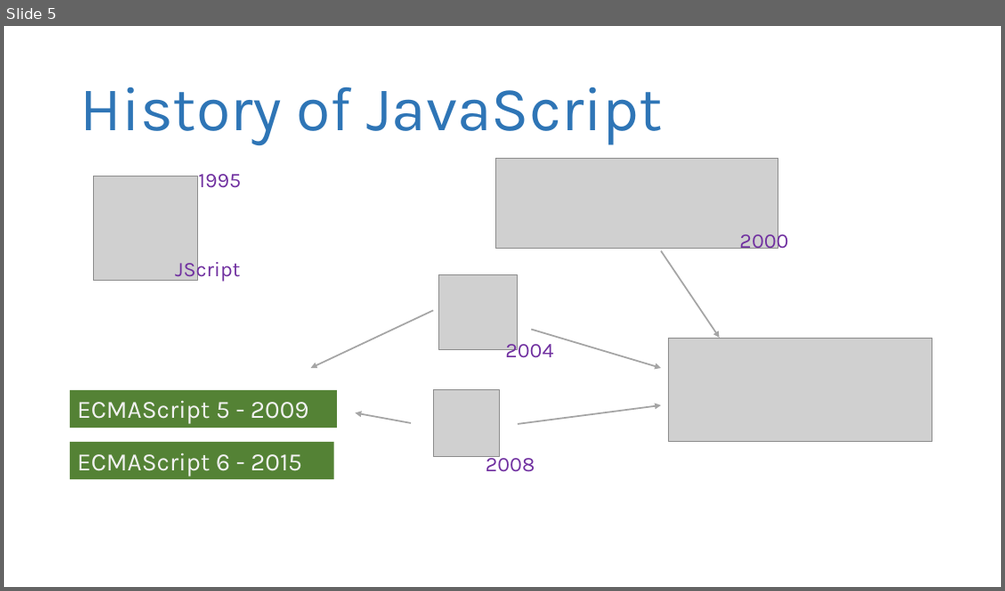
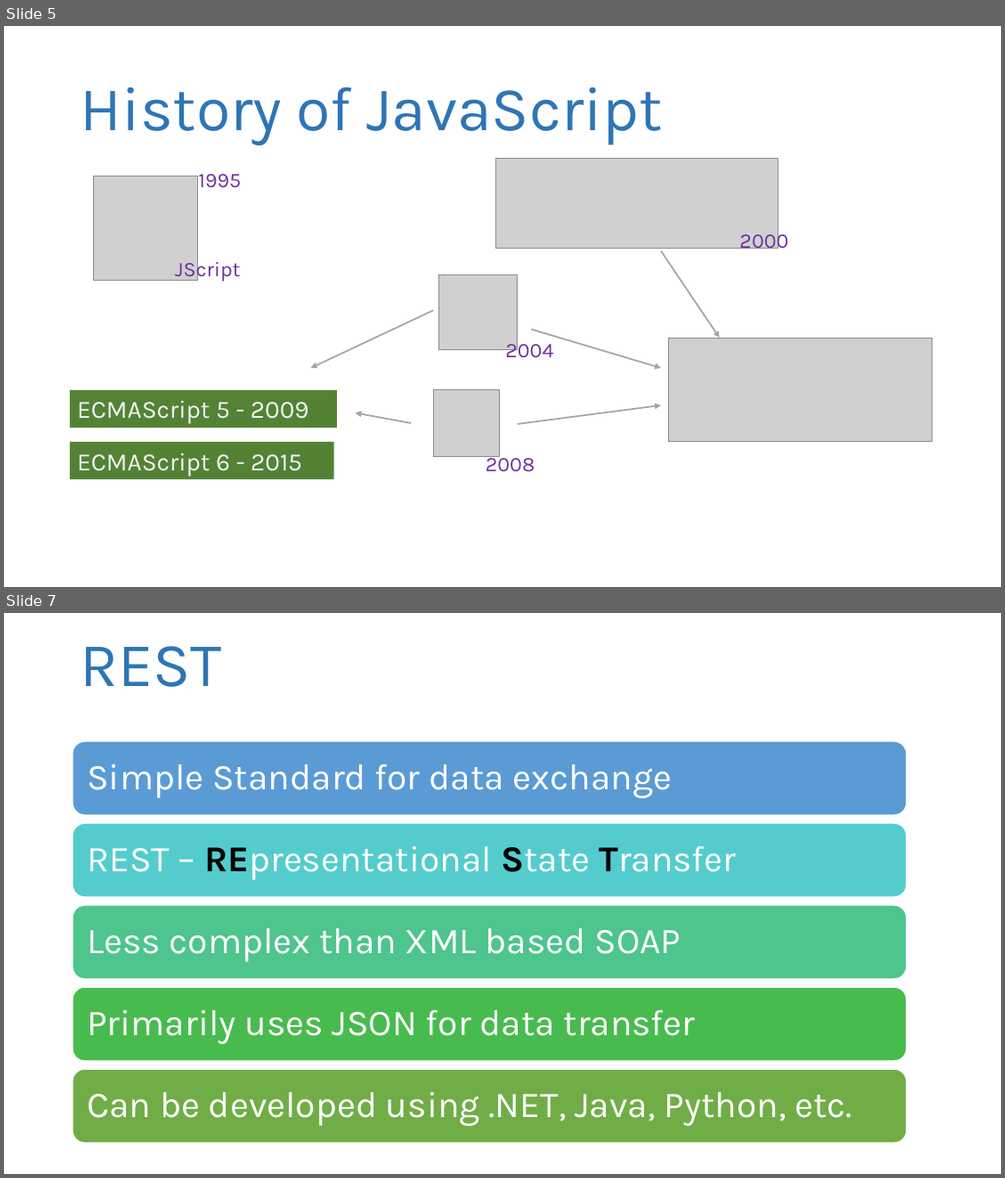
Before and after one commit to revature-vinay/revature_India_26th_July_13Week, a slide deck: Week4(HTML,CSS,JS,Servlet,REST)/notes_images/html-css-js.pptx. Shown one above the other, each under a label of ours: slide 5 before the commit, slides 5 and 7 after it; the slides between them are not shown. The pictures are 1005x591 and 1005x1178 pixels, drawn with LibreOffice and Linux fonts; fonts in the diff are those of the drawing; grey boxes stand for pictures. Boxes give left, top, right and bottom in pixels: in the first picture for what was removed or moved away, otherwise in the second. Text is boxed around its words. In the diff, an @@ line names an element or a change of style, - is before the commit and + after.

```diff
--- a/Week4(HTML,CSS,JS,Servlet,REST)/notes_images/html-css-js.pptx
+++ b/Week4(HTML,CSS,JS,Servlet,REST)/notes_images/html-css-js.pptx
@@ slide 7 added at (4,613,1001,1174), background #FFFFFF @@
@@ title added at (80,646,221,687), 60 pt, text #2E75B6 @@
+REST
@@ group added at (73,742,906,1143): 5 rounded rectangles, 5 texts @@
+Simple Standard for data exchange
+REST – REpresentational State Transfer
+Less complex than XML based SOAP
+Primarily uses JSON for data transfer
+Can be developed using .NET, Java, Python, etc.
```
Also in this commit, not shown: 9 other slides added, 17 other files.
